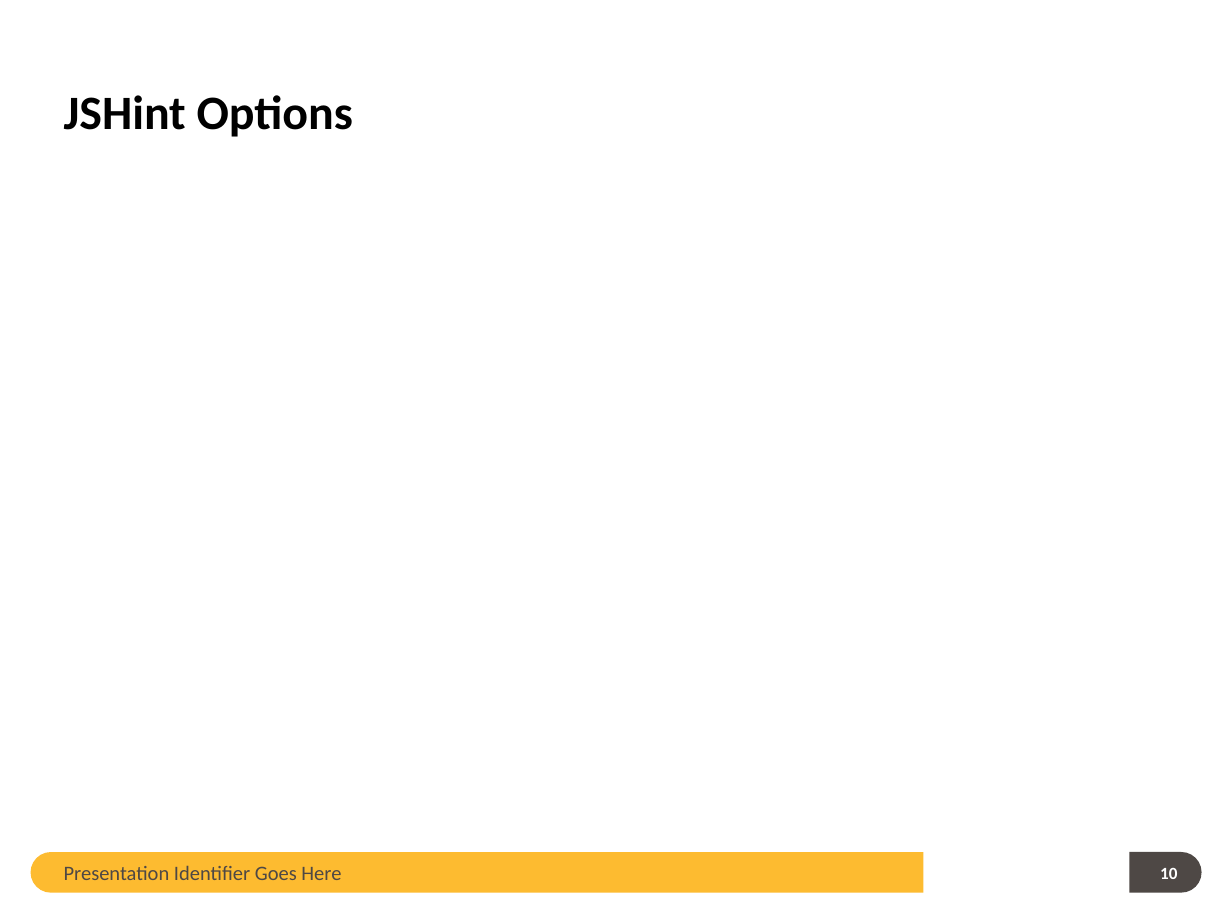
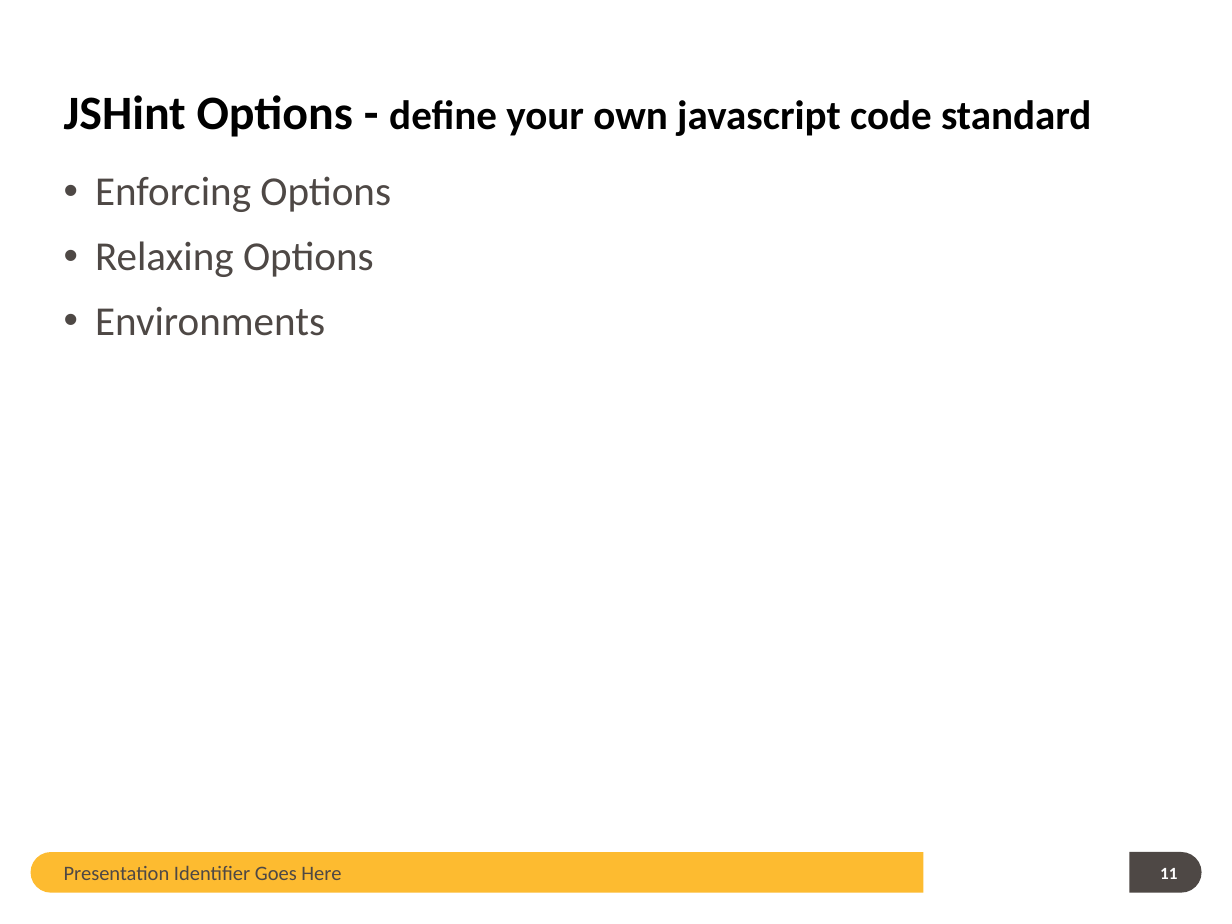
Before and after one commit to guangweiqiao/EIMS, a slide deck: slide 11 of EIMS/doc/JSHint TOI.pptx (slide 10 before the commit). Drawn at 1232x924 pixels with LibreOffice and Linux fonts; fonts in the diff are those of the drawing; background and template pictures are left out. Boxes give left, top, right and bottom in pixels: in the first picture for what was removed or moved away, otherwise in the second. Text is boxed around its words. In the diff, an @@ line names an element or a change of style, - is before the commit and + after.

```diff
--- a/EIMS/doc/JSHint TOI.pptx
+++ b/EIMS/doc/JSHint TOI.pptx
@@ title at box(64, 95, 1091, 137): text changed; size 28 to 24 pt @@
-JSHint Options
+JSHint Options - define your own javascript code standard
@@ text added at box(95, 176, 391, 336), 24 pt, text #4E4845 @@
+• Enforcing Options
+• Relaxing Options
+• Environments
@@ page number at box(1160, 868, 1177, 879): text changed @@
-10
+11
```
Also in this commit, not shown: 8 other slides changed, 4 slides added, 23 slides removed.
